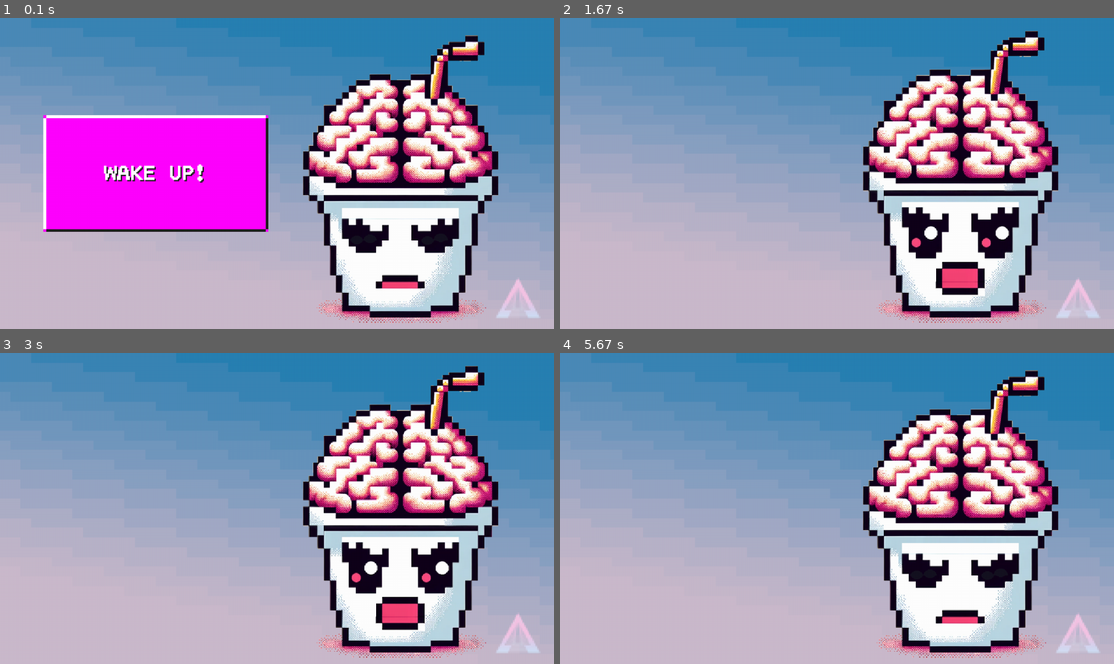
Above: before the commit, frames 1-4 (two rows, left to right).
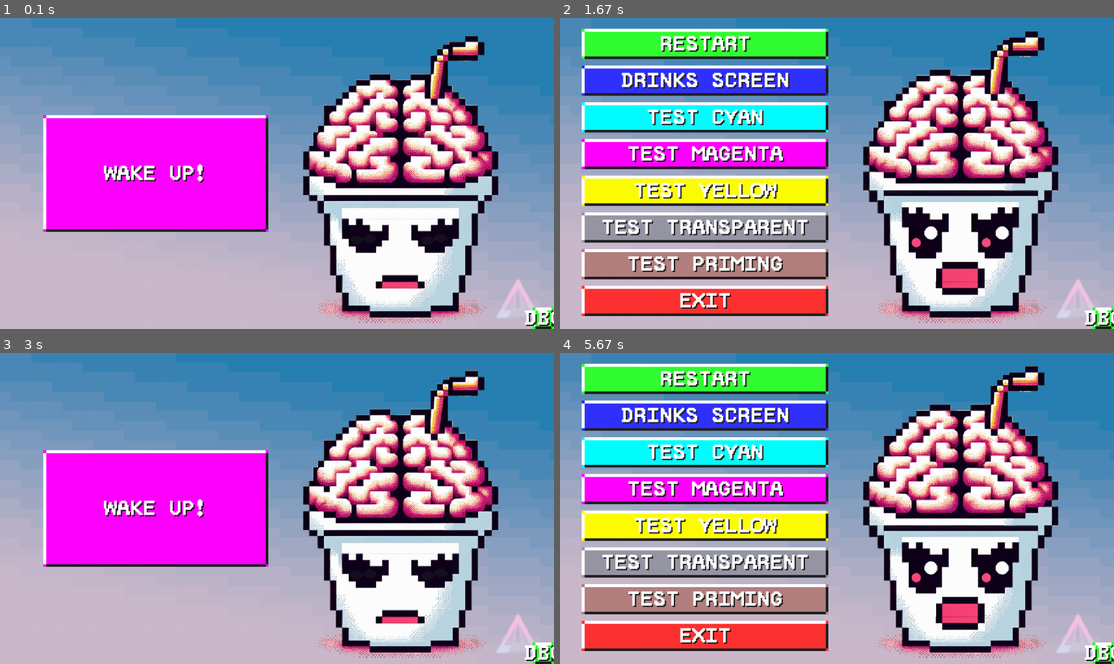
Above: after the commit, the same moments.

Repository: SoulAuctioneer/slerp
Game: pygame game, started from main.py
The game is run twice, just before and just after one commit, with the same random seed, the same clock (stepped at 60 frames per second) and the same inputs.
Inputs (mouse positions are in pixels of both pictures, inside the frame that each line leads up to):
- Up to frame 1 (0.1 s): no input
- Up to frame 2 (1.67 s): click "WAKE UP!" at 0.4 s; click (1102, 316) at 0.73 s, where only the run after the commit has a clickable "DBG"; click (704, 263) at 1.07 s, where only the run after the commit has a clickable "TEST PRIMING"
- Up to frame 3 (3 s): click (144, 377) at 2.73 s, where only the run after the commit has a clickable "RESTART"
- Up to frame 4 (5.67 s): click (665, 461) at 3.07 s; click (1102, 651) at 3.4 s, where only the run after the commit has a clickable "DBG"; click (704, 415) at 3.73 s, where only the run after the commit has a clickable "DRINKS SCREEN"; click (809, 589) at 4.07 s; click (1102, 651) at 4.4 s, where only the run after the commit has a clickable "DBG"; click (748, 405) at 4.73 s; click (626, 440) at 5.07 s; click (1102, 651) at 5.4 s, where only the run after the commit has a clickable "DBG"

The runs differ from the first frame. In frame 1, 0.3% of the frame differs, in the area x 94-100%, y 92-100%; in frame 2, 35%; in frame 3, 29%; in frame 4, 48%, in the area x 3-100%, y 3-100%.

Commit message:
debug button

Diff:
--- a/main_loop.py
+++ b/main_loop.py
@@ -28,7 +28,7 @@
 
         # Buttons currently onscreen
         self.buttons = []
-        self.admin_button = Button(self.screen, pygame.Rect(1260, 700, 20, 20), None, None, self.page_admin)
+        self.admin_button = Button(self.screen, pygame.Rect(SCREEN_WIDTH - BUTTON_DEBUG_SIZE, SCREEN_HEIGHT - BUTTON_DEBUG_SIZE, BUTTON_DEBUG_SIZE, BUTTON_DEBUG_SIZE), 'DBG', (50, 255, 50), self.page_admin)
 
         # Initialize Slerp animation
         self.slerp_sprite = SlerpSprite()
--- a/settings.py
+++ b/settings.py
@@ -18,6 +18,9 @@
 NEON_BLUE = (50, 50, 255)
 DARK_BLUE = (25, 25, 128)
 DARK_GREY = (32, 32, 32)
+
+# Hidden debug button size
+BUTTON_DEBUG_SIZE = 50
 
 # Font properties
 BUTTON_FONT_SIZE = 48
